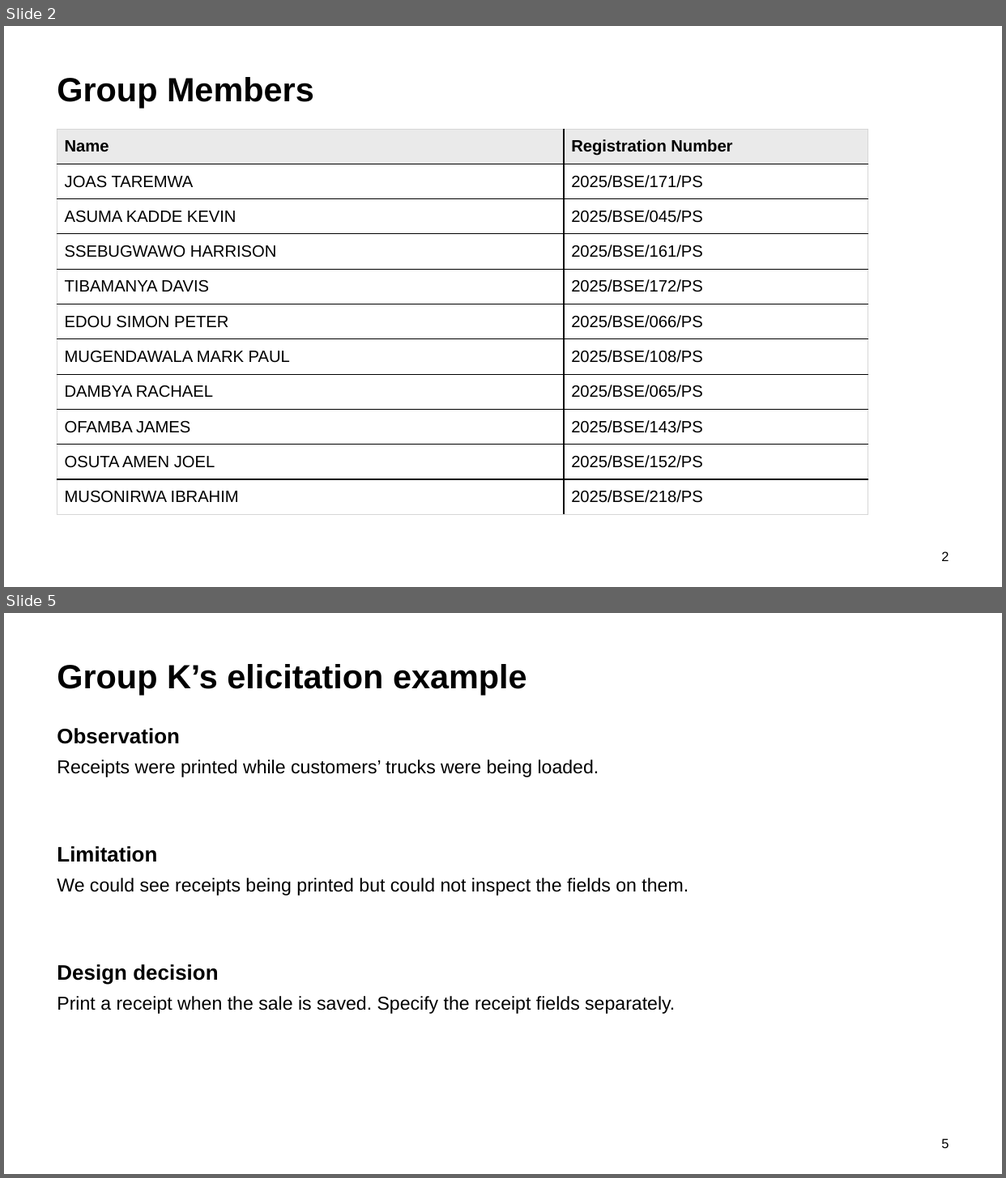
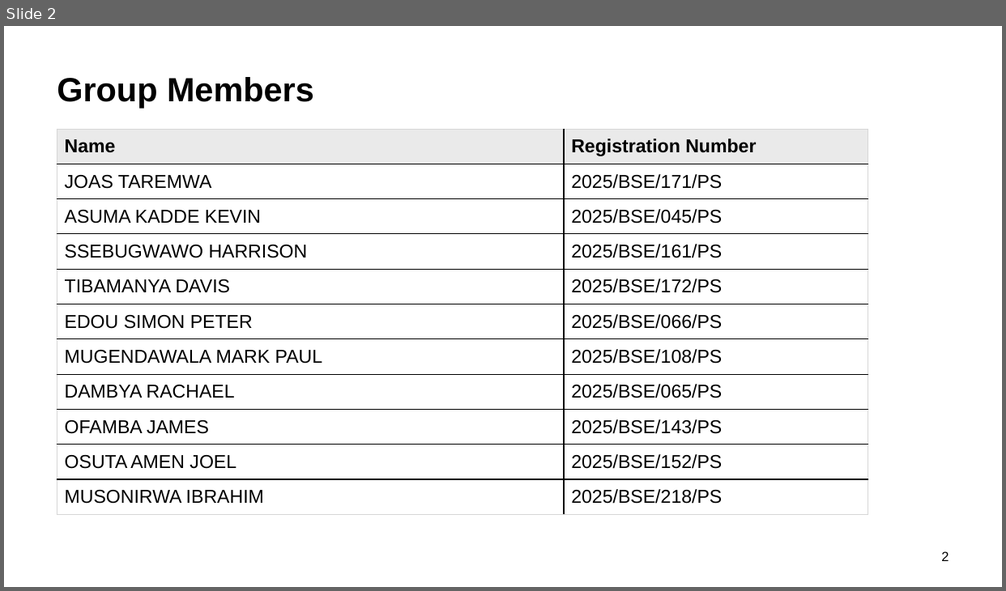
Before and after one commit to mugmarp/requirements-engineering-project-exercise, a slide deck: project_deliverables/PhaseFinal_Grand-Project-Presentation.pptx. Shown one above the other, each under a label of ours: slides 2 and 5 before the commit, slide 2 after it; the slides between them are not shown. The pictures are 1006x1178 and 1006x591 pixels, drawn with LibreOffice and Linux fonts; fonts in the diff are those of the drawing. Boxes give left, top, right and bottom in pixels: in the first picture for what was removed or moved away, otherwise in the second. Text is boxed around its words. In the diff, an @@ line names an element or a change of style, - is before the commit and + after.

```diff
--- a/project_deliverables/PhaseFinal_Grand-Project-Presentation.pptx
+++ b/project_deliverables/PhaseFinal_Grand-Project-Presentation.pptx
@@ slide 5 removed at box(4, 613, 1002, 1174), background #FFFFFF @@
@@ text removed at box(57, 664, 527, 695) @@
-Group K’s elicitation example
@@ text removed at box(57, 728, 180, 744) @@
-Observation
@@ text removed at box(57, 760, 599, 777) @@
-Receipts were printed while customers’ trucks were being loaded.
@@ text removed at box(57, 846, 157, 862) @@
-Limitation
@@ text removed at box(57, 878, 688, 896) @@
-We could see receipts being printed but could not inspect the fields on them.
@@ text removed at box(57, 965, 218, 985) @@
-Design decision
@@ text removed at box(57, 996, 675, 1014) @@
-Print a receipt when the sale is saved. Specify the receipt fields separately.
@@ text removed at box(941, 1139, 948, 1148) @@
-5
@@ slide 2 changed as well @@
@@ table at box(57, 130, 868, 515) @@
@@ size 15.8 to 18 pt @@
```
Also in this commit, not shown: 5 other slides changed, 2 slides added, 1 other slide removed, 6 other files.
